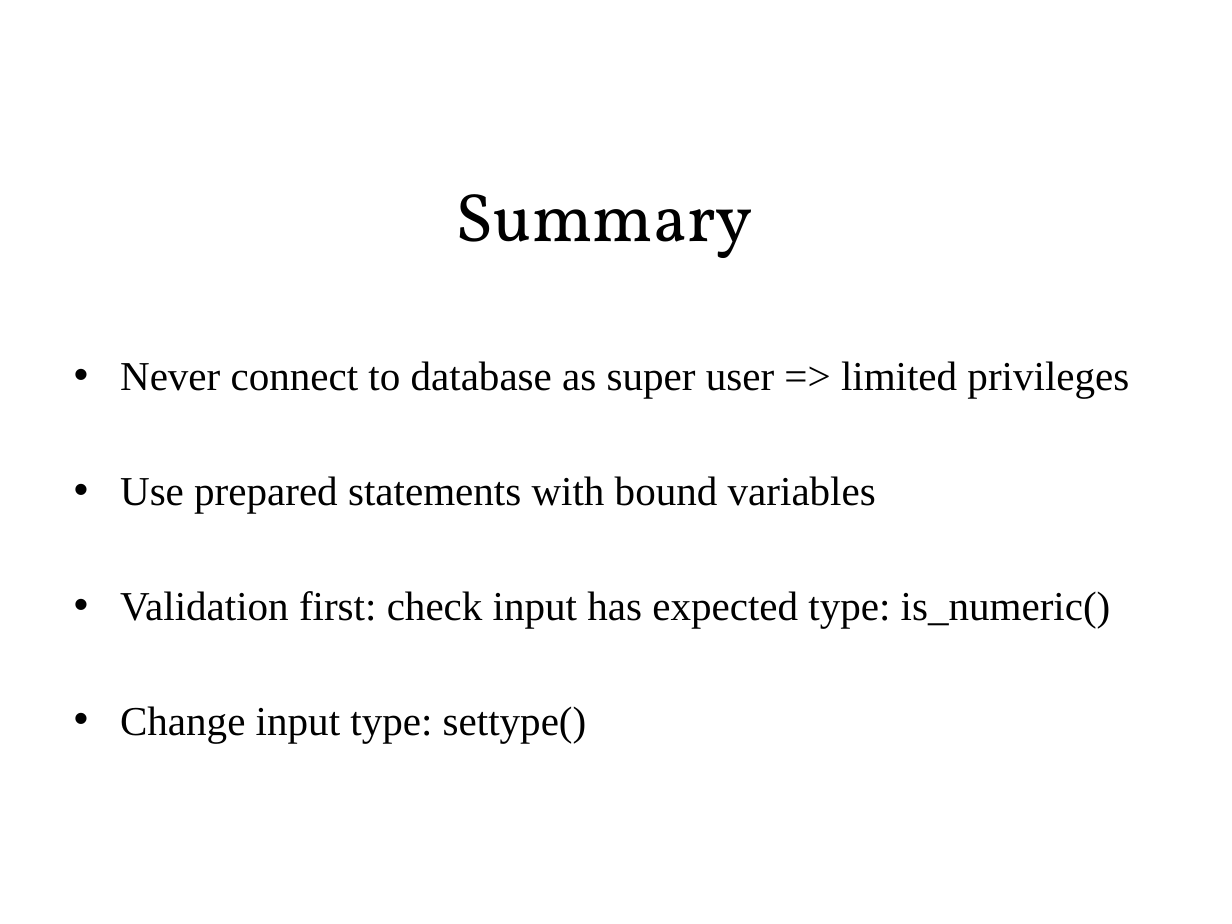
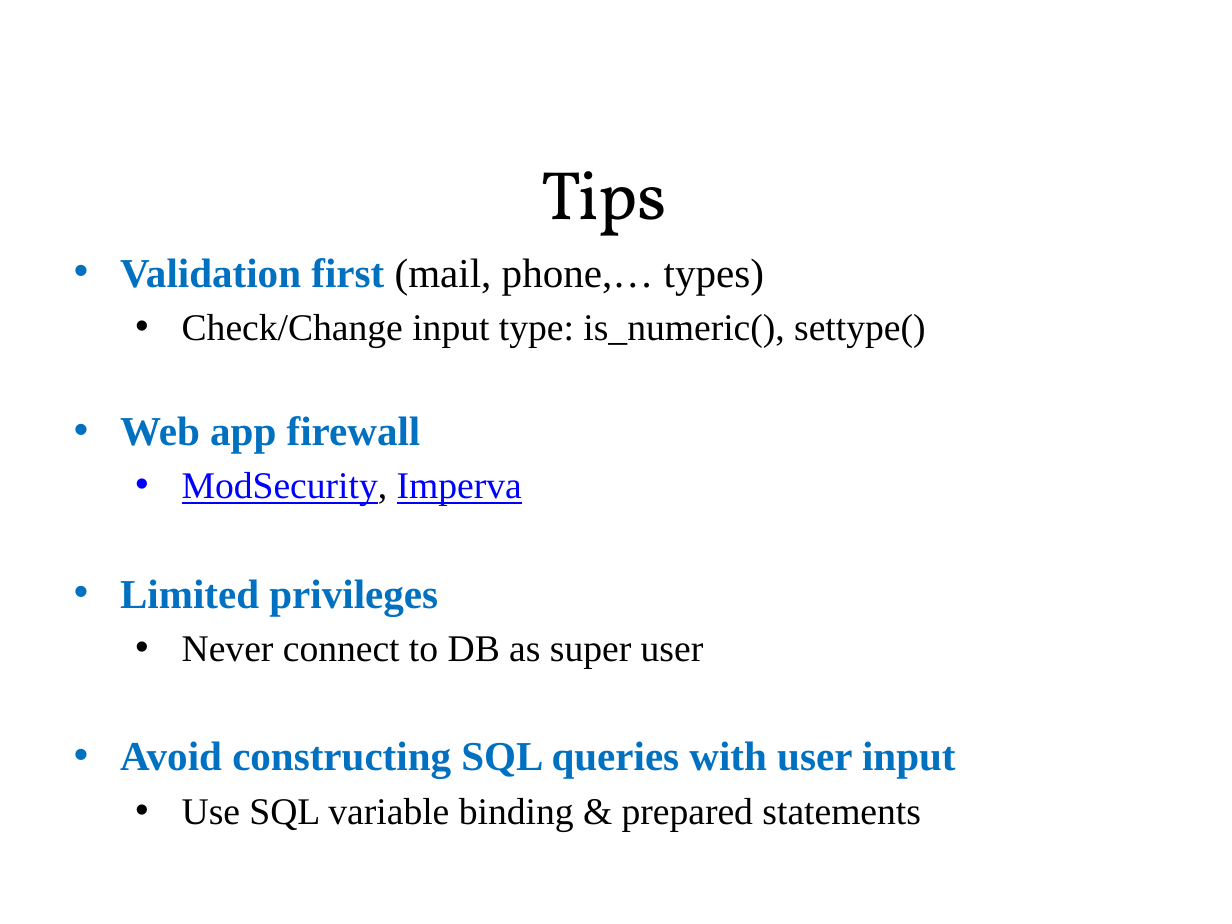
Before and after one commit to sonvq-qsoftvn/sqlinjection, a slide deck: slide 19 of QSoftVietnam_SlideTemplate2014- Sonvq.pptx. Drawn at 1232x924 pixels with LibreOffice and Linux fonts; fonts in the diff are those of the drawing; background and template pictures are left out. Boxes give left, top, right and bottom in pixels: in the first picture for what was removed or moved away, otherwise in the second. Text is boxed around its words. In the diff, an @@ line names an element or a change of style, - is before the commit and + after.

Commit message:
commit slide

```diff
--- a/QSoftVietnam_SlideTemplate2014- Sonvq.pptx
+++ b/QSoftVietnam_SlideTemplate2014- Sonvq.pptx
@@ text at (542,171,668,236): text changed @@
-Summary
+Tips
@@ text at (120,258,956,832): text changed; size 24 to 22 pt @@
-• Never connect to database as super user => limited privileges
-• Use prepared statements with bound variables
-• Validation first: check input has expected type: is_numeric()
-• Change input type: settype()
+• Validation first (mail, phone,… types)
+  • Check/Change input type: is_numeric(), settype()
+• Web app firewall
+  • ModSecurity, Imperva
+• Limited privileges
+  • Never connect to DB as super user
+• Avoid constructing SQL queries with user input
+  • Use SQL variable binding & prepared statements
```
